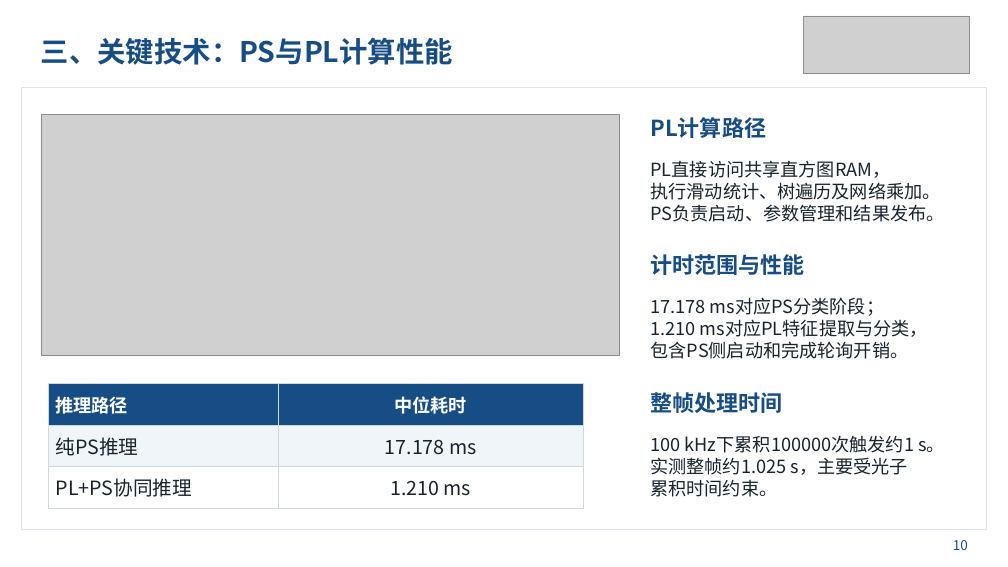
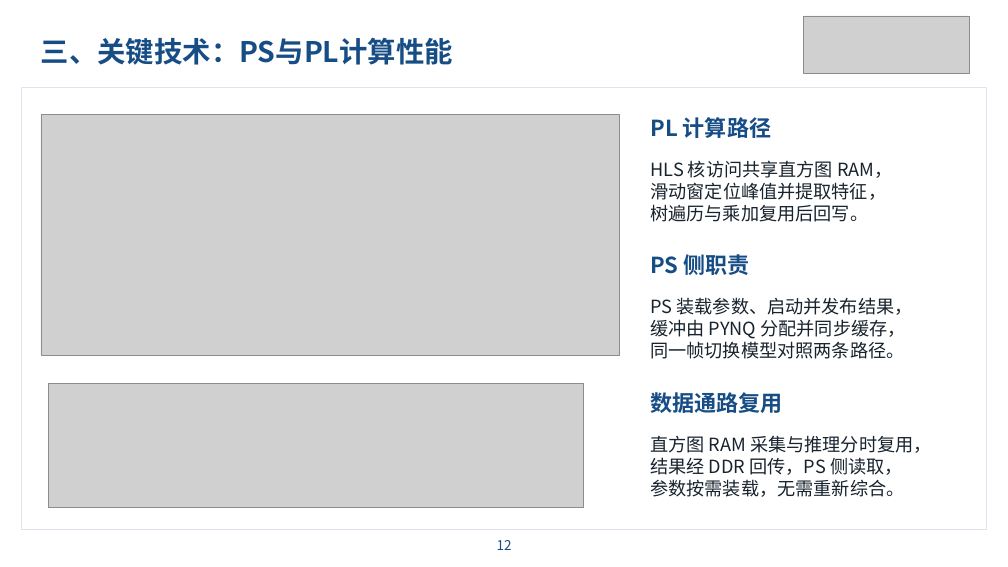
Before and after one commit to MIEMIE-mio-233/Photon-Material-Lab-FPGA-Based-Single-Photon-Material-Recognition, a slide deck: slide 12 of report/presentation.pptx (slide 10 before the commit). Drawn at 1008x567 pixels with LibreOffice and Linux fonts; fonts in the diff are those of the drawing; grey boxes stand for pictures; background and template pictures are left out. Boxes give left, top, right and bottom in pixels: in the first picture for what was removed or moved away, otherwise in the second. Text is boxed around its words. In the diff, an @@ line names an element or a change of style, - is before the commit and + after.

```diff
--- a/report/presentation.pptx
+++ b/report/presentation.pptx
@@ text at (650, 117, 771, 138): spaces changed @@
-PL计算路径
+PL 计算路径
@@ text at (650, 160, 892, 222): text changed @@
-PL直接访问共享直方图RAM，
-执行滑动统计、树遍历及网络乘加。
-PS负责启动、参数管理和结果发布。
+HLS 核访问共享直方图 RAM，
+滑动窗定位峰值并提取特征，
+树遍历与乘加复用后回写。
@@ text at (650, 254, 750, 275): text changed @@
-计时范围与性能
+PS 侧职责
@@ text at (650, 297, 913, 359): text changed @@
-17.178 ms对应PS分类阶段；
-1.210 ms对应PL特征提取与分类，
-包含PS侧启动和完成轮询开销。
+PS 装载参数、启动并发布结果，
+缓冲由 PYNQ 分配并同步缓存，
+同一帧切换模型对照两条路径。
@@ table removed at (48, 383, 584, 502), 3 rows, 2 columns @@
-推理路径 | 中位耗时
-纯PS推理 | 17.178 ms
-PL+PS协同推理 | 1.210 ms
@@ picture added at (48, 383, 584, 508) @@
@@ text at (650, 392, 782, 413): text changed @@
-整帧处理时间
+数据通路复用
@@ text at (650, 435, 931, 497): text changed @@
-100 kHz下累积100000次触发约1 s。
-实测整帧约1.025 s，主要受光子
-累积时间约束。
+直方图 RAM 采集与推理分时复用，
+结果经 DDR 回传，PS 侧读取，
+参数按需装载，无需重新综合。
@@ text added at (497, 540, 512, 550), 12.8 pt, text #174D85 @@
+12
@@ text removed at (953, 540, 968, 550) @@
-10
```
Also in this commit, not shown: 8 other slides changed, 4 slides added, 2 slides removed, 1 other file.
